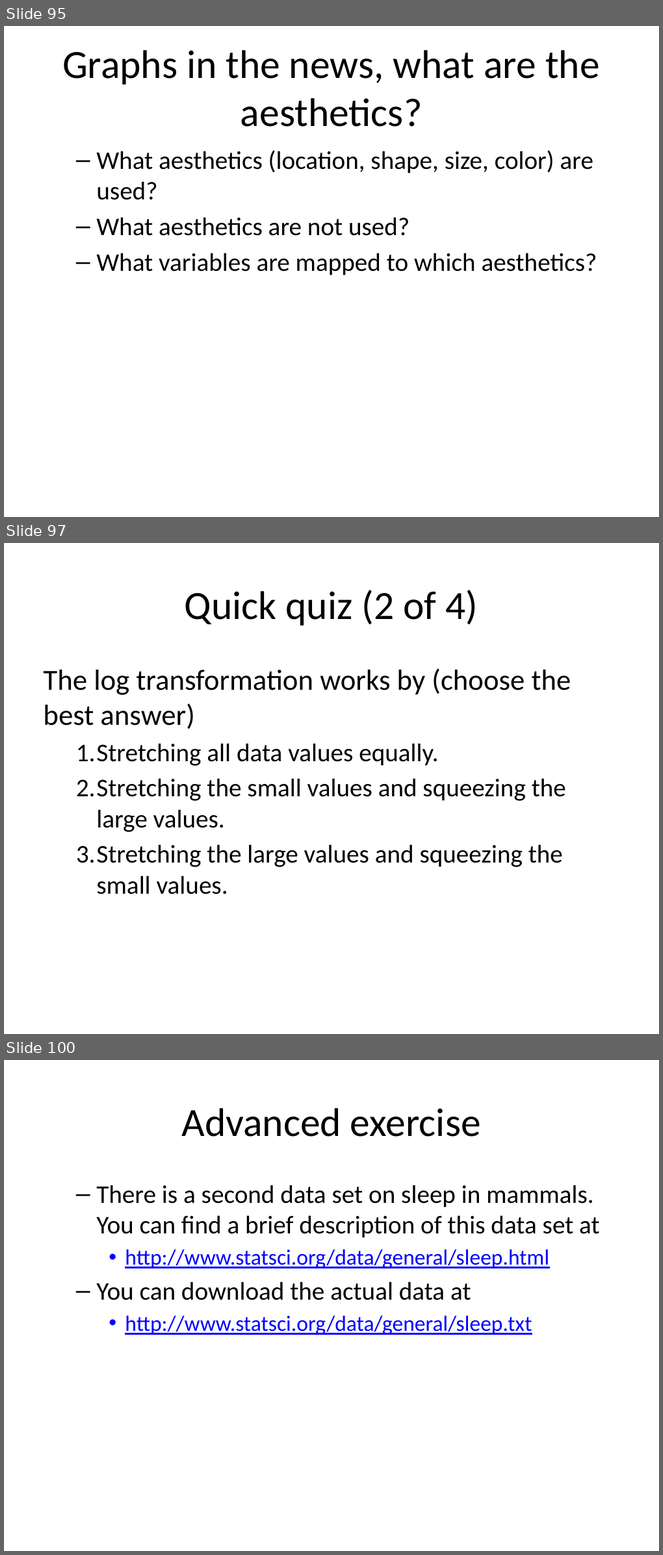
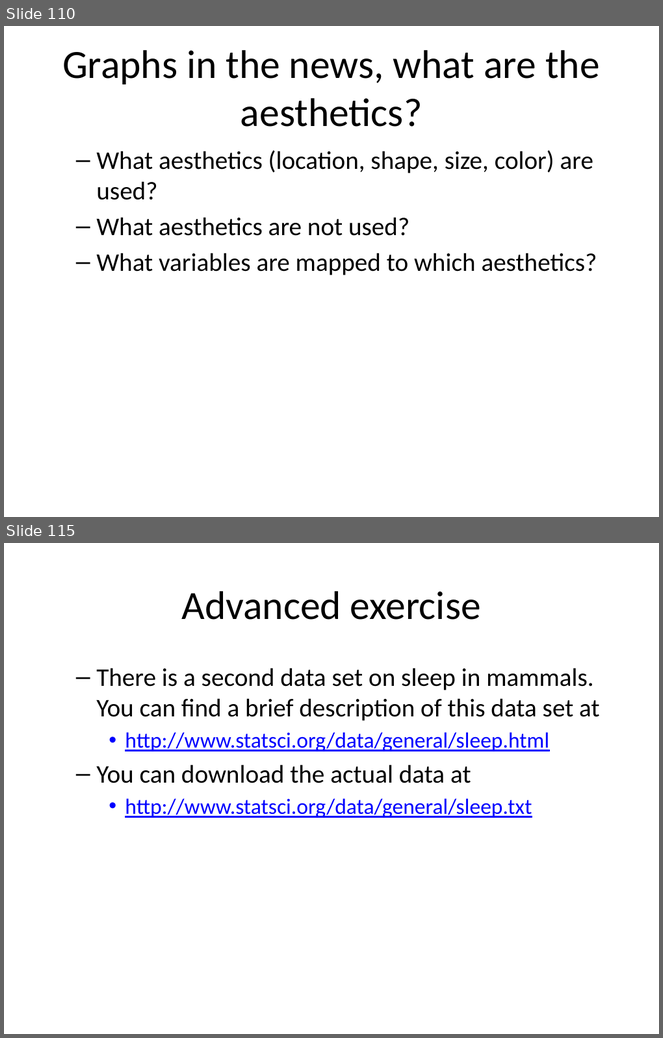
Before and after one commit to pmean/data-visualization, a slide deck: data-viz-03/src/complete-lecture-linegraphs.pptx. Shown one above the other, each under a label of ours: slides 95, 97 and 100 before the commit, slides 110 and 115 after it; the slides between them are not shown. The pictures are 663x1555 and 663x1038 pixels, drawn with LibreOffice and Linux fonts; fonts in the diff are those of the drawing. Boxes give left, top, right and bottom in pixels: in the first picture for what was removed or moved away, otherwise in the second. Text is boxed around its words. In the diff, an @@ line names an element or a change of style, - is before the commit and + after.

Commit message:
First draft of data-viz-03

```diff
--- a/data-viz-03/src/complete-lecture-linegraphs.pptx
+++ b/data-viz-03/src/complete-lecture-linegraphs.pptx
@@ slide 97 removed at (4, 543, 659, 1034), background #FFFFFF @@
@@ title removed at (185, 590, 478, 626) @@
-Quick quiz (2 of 4)
@@ text removed at (43, 668, 571, 895) @@
-The log transformation works by (choose the best answer)
-  1. Stretching all data values equally.
-  2. Stretching the small values and squeezing the large values.
-  3. Stretching the large values and squeezing the small values.
@@ what was slide 95 is now slide 110 @@
@@ what was slide 100 is now slide 115 @@
```
Also in this commit, not shown: 9 slides changed, 20 slides added, 4 other slides removed, 7 other files.
